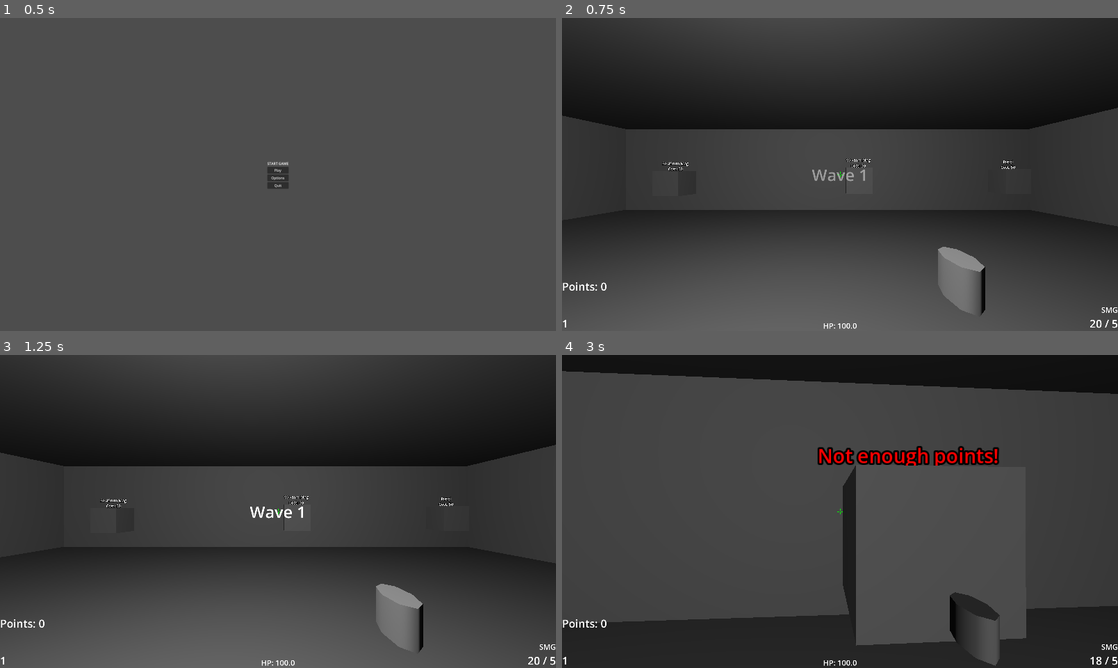
Above: before the commit, frames 1-4 (two rows, left to right).
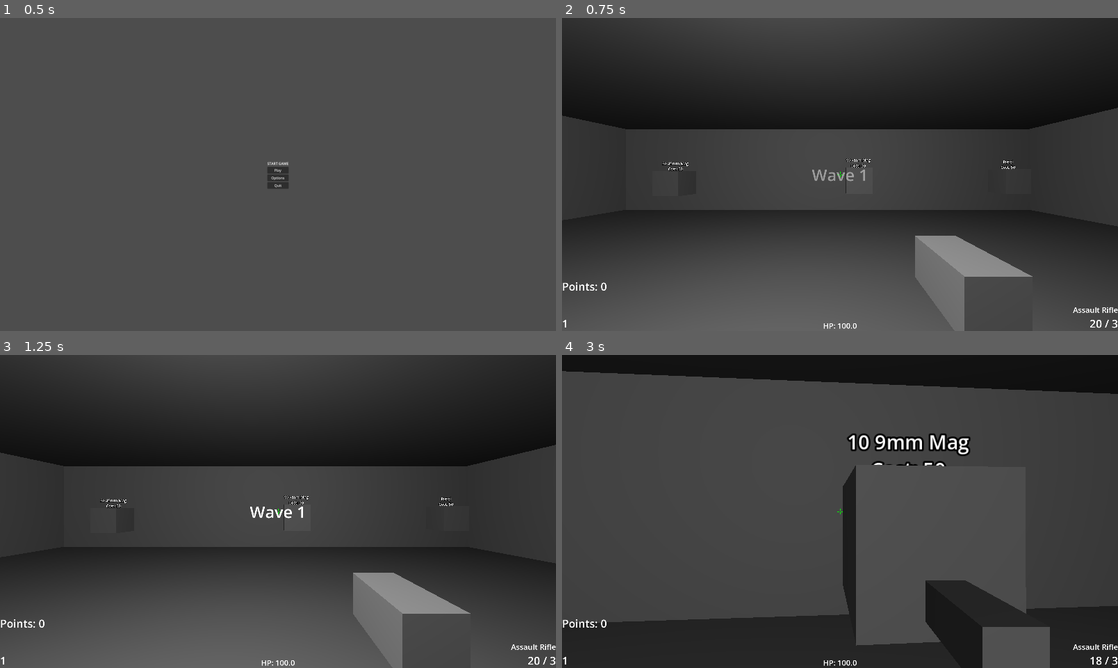
Above: after the commit, the same moments.

Repository: jarodarte/project-simba
Game: Godot game, scene res://game_start.tscn
The game is run twice, just before and just after one commit, with the same random seed, the same clock (stepped at 60 frames per second) and the same inputs. Sound files missing from this copy of the repository are replaced by a short silence.
Inputs (mouse positions are in pixels of both pictures, inside the frame that each line leads up to):
- Up to frame 1 (0.5 s): no input
- Up to frame 2 (0.75 s): click "Play" at 0.5 s
- Up to frame 3 (1.25 s): no input
- Up to frame 4 (3 s): tap Enter at 1.25 s; move the mouse to (867, 511) at 1.27 s; hold E (interact) 1.28-2.03 s; hold W (forward) from 1.28 s (still down); tap Space (jump) at 1.52, 2.27 s; click (867, 511) at 1.55 s; move the mouse to (812, 511) at 2.02 s; click (812, 511) at 2.1 s; tap E (interact) at 2.3 s; move the mouse to (851, 505) at 2.77 s; hold E (interact) from 2.78 s (still down)

Frame 1 is identical in both runs. In frame 2, 2.1% of the frame differs, in the area x 63-100%, y 69-99%; in frame 3, 2.1%; in frame 4, 5.3%, in the area x 46-100%, y 25-100%.

Commit message:
Add Mystery Box scene and integrate into main
Introduce a Mystery Box mechanic: add mystery_box.tscn and mystery_box.gd (with rolling animation, purchase/give logic, audio, label and interaction range). Integrate the MysteryBox instance into main.tscn (add PackedScene ext_resource, instantiate it with a weapon_table and points_cost=100). Update resources/weapon references: add Pistol.tres and adjust player.tscn to include/reorder the pistol in the weapons array. Minor cleanup: remove an explicit transform entry from loot_button CollisionShape3D. Note: script default points_cost is 900 but the scene overrides it to 100; script expects a GameManager.points API and a player node in the "player" group.

Diff:
--- a/loot_button.tscn
+++ b/loot_button.tscn
@@ -13,7 +13,6 @@
 script = ExtResource("1_idq7m")
 
 [node name="CollisionShape3D" type="CollisionShape3D" parent="." unique_id=1715307549]
-transform = Transform3D(3, 0, 0, 0, 3, 0, 0, 0, 3, 0, 0, 0)
 shape = SubResource("BoxShape3D_idq7m")
 
 [node name="MeshInstance3D" type="MeshInstance3D" parent="." unique_id=381940]
--- a/main.tscn
+++ b/main.tscn
@@ -9,7 +9,9 @@
 [ext_resource type="Script" uid="uid://usc4sl4sxcbl" path="res://WeaponData.gd" id="6_272bh"]
 [ext_resource type="PackedScene" uid="uid://b2pv5a8fko5c2" path="res://pistol.tscn" id="7_272bh"]
 [ext_resource type="Resource" uid="uid://beeltvvpf3qod" path="res://assault_rifle_ak.tres" id="7_dg77c"]
+[ext_resource type="PackedScene" uid="uid://bu24lrf5g4wcx" path="res://mystery_box.tscn" id="8_5vw27"]
 [ext_resource type="Resource" uid="uid://cymn1vpyhy3gb" path="res://smg.tres" id="8_efxa6"]
+[ext_resource type="Resource" uid="uid://dvgobqgn8x74v" path="res://Pistol.tres" id="12_dg77c"]
 
 [sub_resource type="Sky" id="Sky_a202f"]
 
@@ -144,7 +146,6 @@
 
 [node name="Player" parent="." unique_id=1934467046 instance=ExtResource("4_272bh")]
 transform = Transform3D(-4.371139e-08, 0, 1, 0, 1, 0, -1, 0, -4.371139e-08, 0.04116893, -1.041606, -34.60434)
-weapons = Array[ExtResource("6_272bh")]([ExtResource("5_4c57u"), ExtResource("7_dg77c"), ExtResource("8_efxa6")])
 
 [node name="Timed Spawner" parent="." unique_id=1538764362 instance=ExtResource("4_1bvp3")]
 transform = Transform3D(1, 0, 0, 0, 1, 0, 0, 0, 1, 6.6661615, -1.0425949, -41.300117)
@@ -168,3 +169,8 @@
 
 [node name="lootButton3" parent="." unique_id=1050960019 instance=ExtResource("6_7mycd")]
 transform = Transform3D(1, 0, 0, 0, 1, 0, 0, 0, 1, -8.103848, -0.4854089, -35.336845)
+
+[node name="MysteryBox" parent="." unique_id=84698450 instance=ExtResource("8_5vw27")]
+transform = Transform3D(-4.371139e-08, 0, 1, 0, 1, 0, -1, 0, -4.371139e-08, 8.995686, -1.5034723, -28.159025)
+weapon_table = Array[ExtResource("6_272bh")]([ExtResource("5_4c57u"), ExtResource("7_dg77c"), ExtResource("8_efxa6"), ExtResource("12_dg77c")])
+points_cost = 100
--- /dev/null
+++ b/mystery_box.gd
@@ -0,0 +1,79 @@
+extends Area3D
+@onready var label = $Label3D
+@onready var sound = $AudioStreamPlayer3D
+@export var weapon_table: Array[WeaponData] = []
+@export var points_cost: int = 900
+@export var interaction_range: float = 3.0
+var player: Node3D = null
+enum State { IDLE, ROLLED }
+var state: State = State.IDLE
+var rolled_weapon: WeaponData = null
+var reset_timer: SceneTreeTimer = null
+
+func _ready() -> void:
+	update_label()
+	player = get_tree().get_first_node_in_group("player")
+
+func update_label(message: String = ""):
+	label.text = message if message != "" else "Mystery Box Cost: " + str(points_cost)
+
+func attempt_purchase():
+	if GameManager.points >= points_cost:
+		GameManager.update_points(GameManager.points - points_cost)
+		apply_reward()
+	else:
+		flash_error("Not enough points!")
+
+func flash_error(msg: String):
+	update_label(msg)
+	label.modulate = Color.RED
+	await get_tree().create_timer(1.5).timeout
+	label.modulate = Color.WHITE
+	update_label()
+
+func apply_reward() -> void:
+	state = State.ROLLED
+	rolled_weapon = weapon_table[randi() % weapon_table.size()]
+	sound.play()
+	await roll_animation()
+	reset_timer = get_tree().create_timer(10.0)
+	await reset_timer.timeout
+	if state == State.ROLLED:
+		update_label()
+		state = State.IDLE
+
+func give_gun_to_player():
+	var new_weapon = rolled_weapon.duplicate(true)
+	new_weapon.current_ammo = new_weapon.magazine_size
+	new_weapon.current_reserve_magazines = new_weapon.max_reserve_magazines
+	player.player_shooter.runtime_weapons[player.player_shooter.weapon_index] = new_weapon
+	player.player_shooter.current_weapon = new_weapon
+	player.player_shooter.spawn_weapon()
+	player.player_shooter.reset_gun_state()
+	player.player_shooter.emit_weapon_stats()
+
+func _input(event: InputEvent):
+	if not event.is_action_pressed("interact"):
+		return
+	if player == null:
+		return
+	if player.global_position.distance_to(global_position) > interaction_range:
+		return
+	var raycast = player.get_node_or_null("Camera3D/RayCast3D")
+	if raycast and raycast.is_colliding() and raycast.get_collider() == self and state == State.IDLE:
+		attempt_purchase()
+	elif raycast and raycast.is_colliding() and raycast.get_collider() == self and state == State.ROLLED:
+		give_gun_to_player()
+		state = State.IDLE
+		update_label()
+
+func roll_animation() -> void:
+	if weapon_table.size() == 0:
+		return
+	var rolls := 12
+	var delay := 0.05
+	for i in rolls:
+		label.text = weapon_table[randi() % weapon_table.size()].name
+		await get_tree().create_timer(delay).timeout
+		delay += 0.018
+	label.text = rolled_weapon.name
--- /dev/null
+++ b/mystery_box.tscn
@@ -0,0 +1,28 @@
+[gd_scene format=3 uid="uid://bu24lrf5g4wcx"]
+
+[ext_resource type="Script" uid="uid://pddhsva03lhf" path="res://mystery_box.gd" id="1_eb6tb"]
+[ext_resource type="AudioStream" uid="uid://bmkb5akc3m6ms" path="res://Audio/confirmation_001.ogg" id="2_yynod"]
+
+[sub_resource type="BoxMesh" id="BoxMesh_rl65j"]
+size = Vector3(2, 1, 1)
+
+[sub_resource type="BoxShape3D" id="BoxShape3D_djt7h"]
+size = Vector3(2, 1, 1)
+
+[node name="MysteryBox" type="Area3D" unique_id=84698450]
+script = ExtResource("1_eb6tb")
+
+[node name="MeshInstance3D" type="MeshInstance3D" parent="." unique_id=1765957834]
+mesh = SubResource("BoxMesh_rl65j")
+
+[node name="CollisionShape3D" type="CollisionShape3D" parent="." unique_id=297510484]
+transform = Transform3D(3, 0, 0, 0, 3, 0, 0, 0, 3, 0, 0, 0)
+shape = SubResource("BoxShape3D_djt7h")
+
+[node name="Label3D" type="Label3D" parent="." unique_id=1664440390]
+transform = Transform3D(1, 0, 0, 0, 1, 0, 0, 0, 1, 0, 1, 0)
+billboard = 1
+text = "Mystery Box"
+
+[node name="AudioStreamPlayer3D" type="AudioStreamPlayer3D" parent="." unique_id=823212228]
+stream = ExtResource("2_yynod")
--- a/player.tscn
+++ b/player.tscn
@@ -6,9 +6,8 @@
 [ext_resource type="AudioStream" uid="uid://ccguib30lv3an" path="res://Audio/footstep_concrete_002.ogg" id="5_sweqy"]
 [ext_resource type="Script" uid="uid://cf6x0amtic4fi" path="res://weapon_sway.gd" id="6_2hs0m"]
 [ext_resource type="Script" uid="uid://bv1p5xyfeecmi" path="res://interaction_checker.gd" id="7_1jxqw"]
-[ext_resource type="Resource" uid="uid://cymn1vpyhy3gb" path="res://smg.tres" id="7_b26j0"]
+[ext_resource type="Resource" uid="uid://dvgobqgn8x74v" path="res://Pistol.tres" id="8_b26j0"]
 [ext_resource type="Script" uid="uid://ju1dfjq5pddd" path="res://player_shooter.gd" id="8_dw050"]
-[ext_resource type="Resource" uid="uid://beeltvvpf3qod" path="res://assault_rifle_ak.tres" id="8_n7ghd"]
 
 [sub_resource type="CapsuleShape3D" id="CapsuleShape3D_noarx"]
 
@@ -56,7 +55,7 @@
 camera = NodePath("../Camera3D")
 raycast = NodePath("../Camera3D/RayCast3D")
 shoot_timer = NodePath("../ShootTimer")
-weapons = Array[ExtResource("2_hqtel")]([ExtResource("7_b26j0"), ExtResource("8_n7ghd"), ExtResource("2_onrkg")])
+weapons = Array[ExtResource("2_hqtel")]([ExtResource("2_onrkg"), ExtResource("8_b26j0")])
 weapon_anchor = NodePath("../Camera3D/GunHolder/WeaponAnchor")
 player = NodePath("..")
 
Not shown, added: mystery_box.gd.uid
